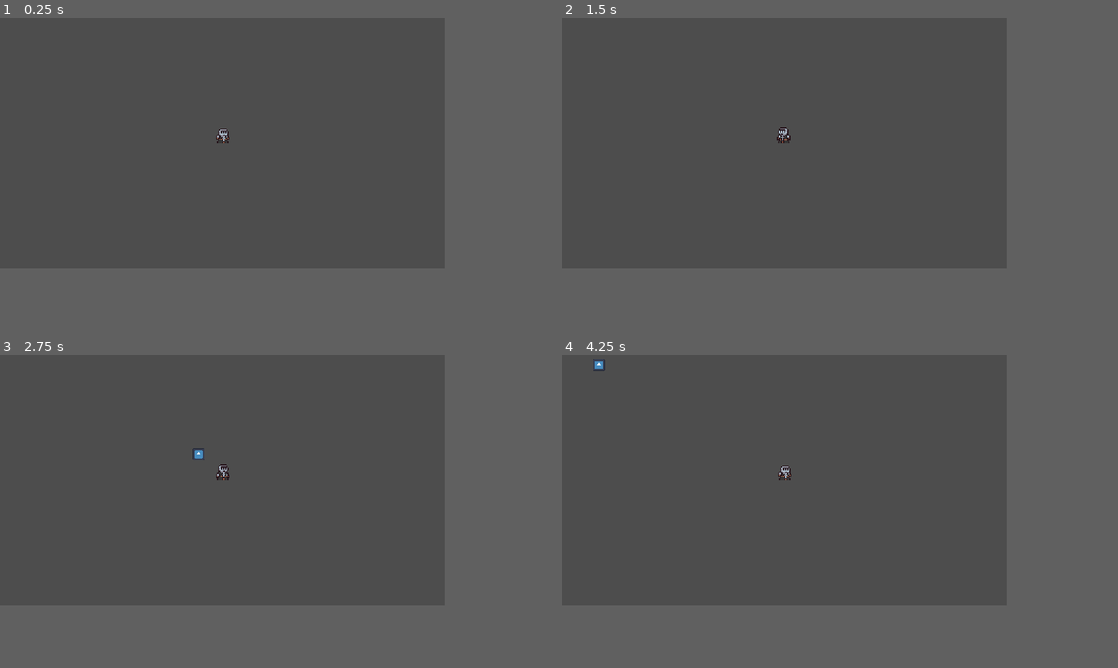
Above: before the commit, frames 1-4 (two rows, left to right).
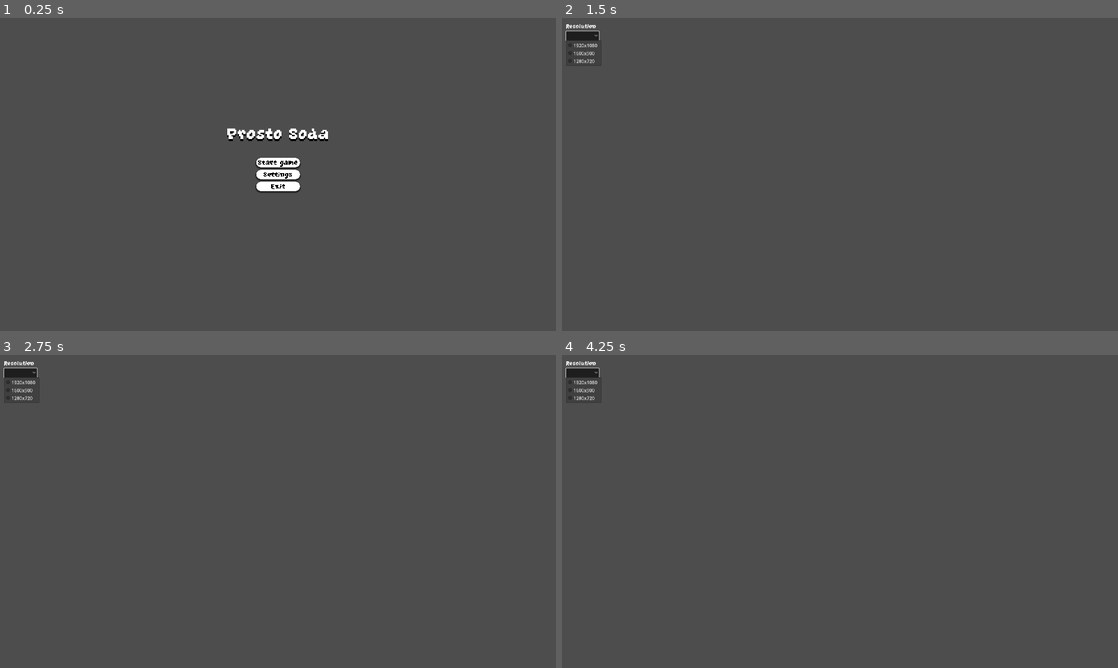
Above: after the commit, the same moments.

Repository: quiryq/soda-godot-game
Game: Godot game, scene res://scenes/menu/main_menu.tscn
The game is run twice, just before and just after one commit, with the same random seed, the same clock (stepped at 60 frames per second) and the same inputs. Before the commit the project starts from res://scenes/levels/level.tscn. The engine's default icon, where the game draws it, is replaced by a stand-in: a white triangle on a blue panel in a dark square.
Inputs (mouse positions are in pixels of both pictures, inside the frame that each line leads up to):
- Up to frame 1 (0.25 s): no input
- Up to frame 2 (1.5 s): click (784, 143) at 0.5 s, where only the run after the commit has a clickable "Settings"; click (578, 33) at 1.27 s
- Up to frame 3 (2.75 s): move the mouse to (322, 467) at 2.02 s; hold D (move_right) from 2.03 s (still down); right-click (322, 467) at 2.1 s
- Up to frame 4 (4.25 s): move the mouse to (695, 492) at 2.77 s; release D (move_right) at 2.78 s; hold S (move_down) 2.78-3.53 s; right-click (695, 492) at 2.85 s; move the mouse to (828, 423) at 3.52 s; hold D (move_right) from 3.53 s (still down); right-click (828, 423) at 3.6 s
In our replay, the window is 640x360 before the commit and 800x450 after it. These sizes can differ from the game's own. Grey fills any space a smaller window leaves; there, only what the larger window draws over its background counts as a difference.

The runs differ from the first frame. In frame 1, 1.3% of the frame differs, in the area x 38-59%, y 35-56%; in frame 2, 0.4%; in frame 3, 0.5%; in frame 4, 0.5%.

Commit message:
Main_Menu(without design) settings menu (fucked)
не ругай ок?

Diff:
--- a/project.godot
+++ b/project.godot
@@ -11,14 +11,15 @@
 [application]
 
 config/name="soda"
-run/main_scene="res://scenes/levels/level.tscn"
+run/main_scene="res://scenes/menu/main_menu.tscn"
 config/features=PackedStringArray("4.3", "Forward Plus")
 config/icon="res://icon.svg"
 
 [display]
 
-window/size/viewport_width=640
-window/size/viewport_height=360
+window/size/viewport_width=1920
+window/size/viewport_height=1080
+window/stretch/mode="viewport"
 
 [input]
 
--- /dev/null
+++ b/scenes/menu/main_menu.gd
@@ -0,0 +1,23 @@
+extends Control
+
+
+# Called when the node enters the scene tree for the first time.
+func _ready() -> void:
+	$VBoxContainer/Button.grab_focus()
+
+
+# Called every frame. 'delta' is the elapsed time since the previous frame.
+func _process(delta: float) -> void:
+	pass
+
+
+func _on_start_pressed() -> void:
+	get_tree().change_scene_to_file("res://scenes/player/player.tscn")
+
+
+func _on_settings_pressed() -> void:
+	get_tree().change_scene_to_file("res://scenes/menu/settings_menu.tscn")
+
+
+func _on_exit_pressed() -> void:
+	get_tree().quit()
--- /dev/null
+++ b/scenes/menu/main_menu.tscn
@@ -0,0 +1,131 @@
+[gd_scene load_steps=7 format=3 uid="uid://daklac6jga7te"]
+
+[ext_resource type="FontFile" uid="uid://cimgr0tkg3fyi" path="res://scenes/menu/GrapeSoda.ttf" id="1_kgo4g"]
+[ext_resource type="Script" path="res://scenes/menu/main_menu.gd" id="1_nilfr"]
+
+[sub_resource type="StyleBoxEmpty" id="StyleBoxEmpty_m0ksm"]
+
+[sub_resource type="StyleBoxFlat" id="StyleBoxFlat_g5p88"]
+bg_color = Color(0.577008, 0.577008, 0.577008, 1)
+corner_radius_top_left = 16
+corner_radius_top_right = 16
+corner_radius_bottom_right = 16
+corner_radius_bottom_left = 16
+shadow_size = 5
+shadow_offset = Vector2(0, 3.41)
+
+[sub_resource type="StyleBoxFlat" id="StyleBoxFlat_wmjml"]
+bg_color = Color(0.423651, 0.423651, 0.423651, 1)
+corner_radius_top_left = 16
+corner_radius_top_right = 16
+corner_radius_bottom_right = 16
+corner_radius_bottom_left = 16
+shadow_size = 5
+shadow_offset = Vector2(0, 3.41)
+
+[sub_resource type="StyleBoxFlat" id="StyleBoxFlat_tkllb"]
+bg_color = Color(1, 1, 1, 1)
+corner_radius_top_left = 16
+corner_radius_top_right = 16
+corner_radius_bottom_right = 16
+corner_radius_bottom_left = 16
+shadow_size = 5
+shadow_offset = Vector2(0, 3.41)
+
+[node name="MainMenu" type="Control"]
+layout_mode = 3
+anchors_preset = 8
+anchor_left = 0.5
+anchor_top = 0.5
+anchor_right = 0.5
+anchor_bottom = 0.5
+grow_horizontal = 2
+grow_vertical = 2
+size_flags_horizontal = 4
+size_flags_vertical = 4
+script = ExtResource("1_nilfr")
+
+[node name="VBoxContainer" type="VBoxContainer" parent="."]
+layout_mode = 1
+anchors_preset = 8
+anchor_left = 0.5
+anchor_top = 0.5
+anchor_right = 0.5
+anchor_bottom = 0.5
+offset_left = -75.5
+offset_top = -56.5
+offset_right = 75.5
+offset_bottom = 56.5
+grow_horizontal = 2
+grow_vertical = 2
+theme_override_constants/separation = 9
+
+[node name="Button" type="Button" parent="VBoxContainer"]
+layout_mode = 2
+size_flags_vertical = 3
+theme_override_colors/font_hover_color = Color(0, 0, 0, 1)
+theme_override_colors/font_pressed_color = Color(0, 0, 0, 1)
+theme_override_colors/font_focus_color = Color(0, 0, 0, 1)
+theme_override_colors/font_color = Color(0, 0, 0, 1)
+theme_override_fonts/font = ExtResource("1_kgo4g")
+theme_override_font_sizes/font_size = 31
+theme_override_styles/focus = SubResource("StyleBoxEmpty_m0ksm")
+theme_override_styles/hover = SubResource("StyleBoxFlat_g5p88")
+theme_override_styles/pressed = SubResource("StyleBoxFlat_wmjml")
+theme_override_styles/normal = SubResource("StyleBoxFlat_tkllb")
+text = "Start game"
+
+[node name="Button2" type="Button" parent="VBoxContainer"]
+layout_mode = 2
+size_flags_vertical = 3
+theme_override_colors/font_hover_color = Color(0, 0, 0, 1)
+theme_override_colors/font_pressed_color = Color(0, 0, 0, 1)
+theme_override_colors/font_focus_color = Color(0, 0, 0, 1)
+theme_override_colors/font_color = Color(0, 0, 0, 1)
+theme_override_fonts/font = ExtResource("1_kgo4g")
+theme_override_font_sizes/font_size = 31
+theme_override_styles/focus = SubResource("StyleBoxEmpty_m0ksm")
+theme_override_styles/hover = SubResource("StyleBoxFlat_g5p88")
+theme_override_styles/pressed = SubResource("StyleBoxFlat_wmjml")
+theme_override_styles/normal = SubResource("StyleBoxFlat_tkllb")
+text = "Settings"
+
+[node name="Button3" type="Button" parent="VBoxContainer"]
+layout_mode = 2
+size_flags_vertical = 3
+theme_override_colors/font_hover_color = Color(0, 0, 0, 1)
+theme_override_colors/font_pressed_color = Color(0, 0, 0, 1)
+theme_override_colors/font_focus_color = Color(0, 0, 0, 1)
+theme_override_colors/font_color = Color(0, 0, 0, 1)
+theme_override_fonts/font = ExtResource("1_kgo4g")
+theme_override_font_sizes/font_size = 31
+theme_override_styles/focus = SubResource("StyleBoxEmpty_m0ksm")
+theme_override_styles/hover = SubResource("StyleBoxFlat_g5p88")
+theme_override_styles/pressed = SubResource("StyleBoxFlat_wmjml")
+theme_override_styles/normal = SubResource("StyleBoxFlat_tkllb")
+text = "Exit
+"
+
+[node name="Label" type="Label" parent="."]
+layout_mode = 1
+anchors_preset = 8
+anchor_left = 0.5
+anchor_top = 0.5
+anchor_right = 0.5
+anchor_bottom = 0.5
+offset_left = -175.5
+offset_top = -177.0
+offset_right = 175.5
+offset_bottom = -103.0
+grow_horizontal = 2
+grow_vertical = 2
+theme_override_colors/font_shadow_color = Color(0, 0, 0, 1)
+theme_override_constants/shadow_offset_x = 0
+theme_override_constants/shadow_offset_y = 6
+theme_override_fonts/font = ExtResource("1_kgo4g")
+theme_override_font_sizes/font_size = 73
+text = "Prosto Soda"
+
+[connection signal="pressed" from="VBoxContainer/Button" to="." method="_on_start_pressed"]
+[connection signal="pressed" from="VBoxContainer/Button2" to="." method="_on_settings_pressed"]
+[connection signal="pressed" from="VBoxContainer/Button3" to="." method="_on_exit_pressed"]
--- /dev/null
+++ b/scenes/menu/settings_menu.gd
@@ -0,0 +1,21 @@
+extends Control
+
+
+# Called when the node enters the scene tree for the first time.
+func _ready() -> void:
+	pass # Replace with function body.
+
+
+# Called every frame. 'delta' is the elapsed time since the previous frame.
+func _process(delta: float) -> void:
+	pass
+
+
+func _on_resolution_item_selected(index: int) -> void:
+	match index:
+		0:
+			DisplayServer.window_set_size(Vector2i(1920,1080))
+		1:
+			DisplayServer.window_set_size(Vector2i(1600,900))
+		2:
+			DisplayServer.window_set_size(Vector2i(1280,720))
--- /dev/null
+++ b/scenes/menu/settings_menu.tscn
@@ -0,0 +1,39 @@
+[gd_scene load_steps=3 format=3 uid="uid://c6nqdkcjcveva"]
+
+[ext_resource type="Script" path="res://scenes/menu/settings_menu.gd" id="1_2xjob"]
+[ext_resource type="FontFile" uid="uid://cimgr0tkg3fyi" path="res://scenes/menu/GrapeSoda.ttf" id="1_q2r55"]
+
+[node name="SettingsMenu" type="Control"]
+layout_mode = 3
+anchors_preset = 15
+anchor_right = 1.0
+anchor_bottom = 1.0
+grow_horizontal = 2
+grow_vertical = 2
+script = ExtResource("1_2xjob")
+
+[node name="MarginContainer" type="MarginContainer" parent="."]
+offset_left = 14.2651
+offset_top = 16.2426
+offset_right = 128.265
+offset_bottom = 56.2426
+
+[node name="VBoxContainer" type="VBoxContainer" parent="MarginContainer"]
+layout_mode = 2
+
+[node name="Label" type="Label" parent="MarginContainer/VBoxContainer"]
+layout_mode = 2
+theme_override_fonts/font = ExtResource("1_q2r55")
+theme_override_font_sizes/font_size = 25
+text = "Resolution"
+
+[node name="resolution" type="OptionButton" parent="MarginContainer/VBoxContainer"]
+layout_mode = 2
+item_count = 3
+popup/item_0/text = "1920x1080"
+popup/item_1/text = "1600x900"
+popup/item_1/id = 1
+popup/item_2/text = "1280x720"
+popup/item_2/id = 2
+
+[connection signal="item_selected" from="MarginContainer/VBoxContainer/resolution" to="." method="_on_resolution_item_selected"]
Binary file added: scenes/menu/GrapeSoda.ttf
Not shown, added: scenes/menu/GrapeSoda.ttf.import
